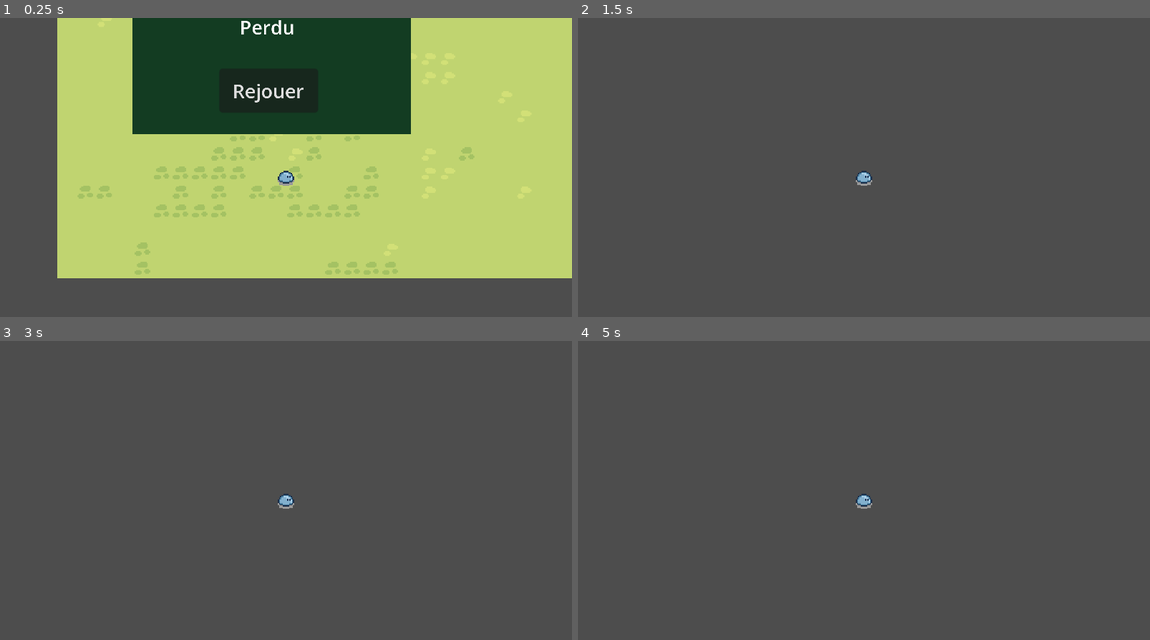
Above: before the commit, frames 1-4 (two rows, left to right).
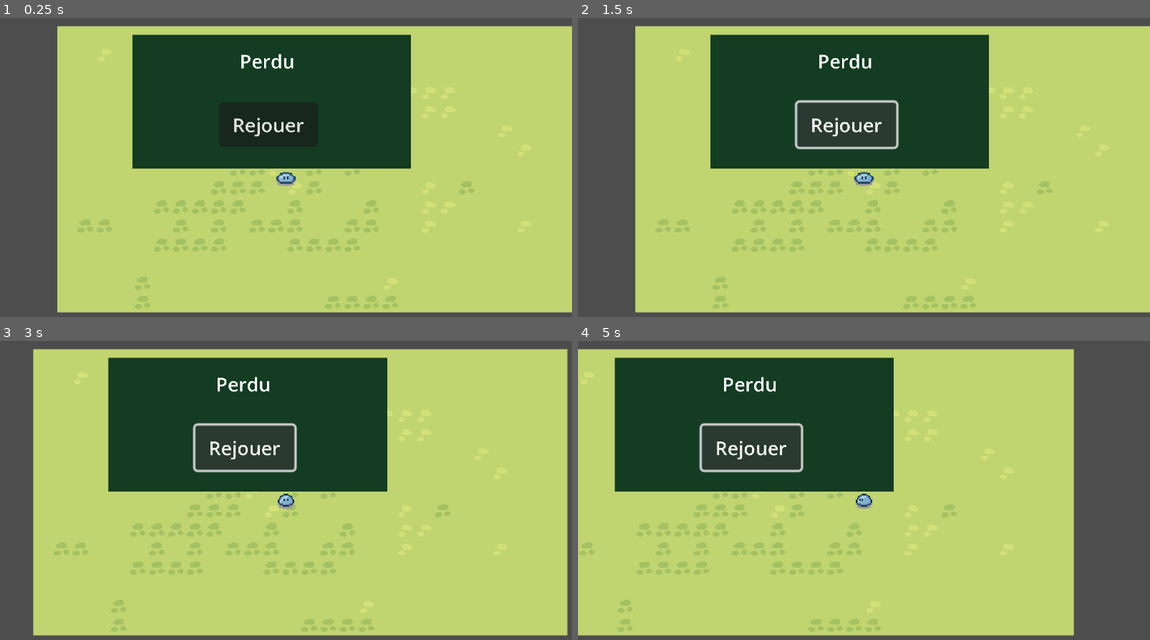
Above: after the commit, the same moments.

Repository: LEBOURGEOIS-maker/Jacky-boiiing
Game: Godot game, scene res://Scenes/mainScene.tscn
Same seed, same stepped clock (60 frames per second), same inputs: the game is played once before the commit and once after it.
Inputs (mouse positions are in pixels of both pictures, inside the frame that each line leads up to):
- Up to frame 1 (0.25 s): no input
- Up to frame 2 (1.5 s): click (846, 125) at 0.5 s, where only the run after the commit has a clickable "Rejouer"; click (846, 125) at 1.25 s, where only the run after the commit has a clickable "Rejouer"
- Up to frame 3 (3 s): click (268, 448) at 2 s, where only the run after the commit has a clickable "Rejouer"; tap Enter (ui_accept) at 2.75, 2.85 s; hold D (right) from 2.78 s (still down)
- Up to frame 4 (5 s): tap Enter (ui_accept) at 3.02, 3.32, 3.6, 3.77, 4.07, 4.35 s; release D (right) at 4.28 s; hold Left (left) from 4.28 s (still down)

The runs differ from the first frame. In frame 1, 24% of the frame differs, in the area x 10-100%, y 0-99%; in frame 2, 86%; in frame 3, 89%, in the area x 5-100%, y 2-99%; in frame 4, 83%.

Commit message:
idle works

Diff:
--- a/Characters/character_body_2d.tscn
+++ b/Characters/character_body_2d.tscn
@@ -1,52 +1,258 @@
-[gd_scene load_steps=10 format=3 uid="uid://qwwidd5peaqv"]
-
-[ext_resource type="Script" path="res://Characters/character_body_2d.gd" id="1_xmyk5"]
+[gd_scene load_steps=27 format=3 uid="uid://qwwidd5peaqv"]
+
 [ext_resource type="Texture2D" uid="uid://b0war7kffgb1l" path="res://Assets/Personals/blop.png" id="2_p5mmp"]
 
 [sub_resource type="RectangleShape2D" id="RectangleShape2D_csa8b"]
 size = Vector2(13, 6)
 
+[sub_resource type="Animation" id="Animation_14r16"]
+length = 0.001
+tracks/0/type = "value"
+tracks/0/imported = false
+tracks/0/enabled = true
+tracks/0/path = NodePath("Sprite2D:frame")
+tracks/0/interp = 1
+tracks/0/loop_wrap = true
+tracks/0/keys = {
+"times": PackedFloat32Array(0),
+"transitions": PackedFloat32Array(1),
+"update": 1,
+"values": [0]
+}
+
+[sub_resource type="Animation" id="Animation_67ws1"]
+resource_name = "idle_down"
+length = 0.4
+loop_mode = 1
+tracks/0/type = "value"
+tracks/0/imported = false
+tracks/0/enabled = true
+tracks/0/path = NodePath("Sprite2D:frame")
+tracks/0/interp = 1
+tracks/0/loop_wrap = true
+tracks/0/keys = {
+"times": PackedFloat32Array(0, 0.2),
+"transitions": PackedFloat32Array(1, 1),
+"update": 1,
+"values": [0, 2]
+}
+
+[sub_resource type="Animation" id="Animation_tva4q"]
+resource_name = "idle_up"
+length = 0.4
+loop_mode = 1
+tracks/0/type = "value"
+tracks/0/imported = false
+tracks/0/enabled = true
+tracks/0/path = NodePath("Sprite2D:frame")
+tracks/0/interp = 1
+tracks/0/loop_wrap = true
+tracks/0/keys = {
+"times": PackedFloat32Array(0, 0.2),
+"transitions": PackedFloat32Array(1, 1),
+"update": 1,
+"values": [4, 6]
+}
+
+[sub_resource type="Animation" id="Animation_l7eyh"]
+resource_name = "idle_left"
+length = 0.4
+loop_mode = 1
+tracks/0/type = "value"
+tracks/0/imported = false
+tracks/0/enabled = true
+tracks/0/path = NodePath("Sprite2D:frame")
+tracks/0/interp = 1
+tracks/0/loop_wrap = true
+tracks/0/keys = {
+"times": PackedFloat32Array(0, 0.2),
+"transitions": PackedFloat32Array(1, 1),
+"update": 1,
+"values": [8, 10]
+}
+
+[sub_resource type="Animation" id="Animation_6mhqj"]
+resource_name = "idle_right"
+length = 0.4
+loop_mode = 1
+tracks/0/type = "value"
+tracks/0/imported = false
+tracks/0/enabled = true
+tracks/0/path = NodePath("Sprite2D:frame")
+tracks/0/interp = 1
+tracks/0/loop_wrap = true
+tracks/0/keys = {
+"times": PackedFloat32Array(0, 0.2),
+"transitions": PackedFloat32Array(1, 1),
+"update": 1,
+"values": [12, 14]
+}
+
+[sub_resource type="Animation" id="Animation_4nxjw"]
+resource_name = "walk_up"
+length = 0.4
+tracks/0/type = "value"
+tracks/0/imported = false
+tracks/0/enabled = true
+tracks/0/path = NodePath("Sprite2D:frame")
+tracks/0/interp = 1
+tracks/0/loop_wrap = true
+tracks/0/keys = {
+"times": PackedFloat32Array(0, 0.2),
+"transitions": PackedFloat32Array(1, 1),
+"update": 1,
+"values": [4, 5]
+}
+
+[sub_resource type="Animation" id="Animation_5t8pl"]
+resource_name = "walk_down"
+length = 0.4
+loop_mode = 1
+tracks/0/type = "value"
+tracks/0/imported = false
+tracks/0/enabled = true
+tracks/0/path = NodePath("Sprite2D:frame")
+tracks/0/interp = 1
+tracks/0/loop_wrap = true
+tracks/0/keys = {
+"times": PackedFloat32Array(0, 0.2),
+"transitions": PackedFloat32Array(1, 1),
+"update": 1,
+"values": [0, 1]
+}
+
+[sub_resource type="Animation" id="Animation_6sn4m"]
+resource_name = "walk_right"
+length = 0.4
+loop_mode = 1
+tracks/0/type = "value"
+tracks/0/imported = false
+tracks/0/enabled = true
+tracks/0/path = NodePath("Sprite2D:frame")
+tracks/0/interp = 1
+tracks/0/loop_wrap = true
+tracks/0/keys = {
+"times": PackedFloat32Array(0, 0.2),
+"transitions": PackedFloat32Array(1, 1),
+"update": 1,
+"values": [12, 13]
+}
+
+[sub_resource type="Animation" id="Animation_t5oac"]
+resource_name = "walk_left"
+length = 0.4
+loop_mode = 1
+tracks/0/type = "value"
+tracks/0/imported = false
+tracks/0/enabled = true
+tracks/0/path = NodePath("Sprite2D:frame")
+tracks/0/interp = 1
+tracks/0/loop_wrap = true
+tracks/0/keys = {
+"times": PackedFloat32Array(0, 0.2),
+"transitions": PackedFloat32Array(1, 1),
+"update": 1,
+"values": [8, 9]
+}
+
+[sub_resource type="AnimationLibrary" id="AnimationLibrary_6r5ib"]
+_data = {
+"RESET": SubResource("Animation_14r16"),
+"idle_down": SubResource("Animation_67ws1"),
+"idle_left": SubResource("Animation_l7eyh"),
+"idle_right": SubResource("Animation_6mhqj"),
+"idle_up": SubResource("Animation_tva4q"),
+"walk_down": SubResource("Animation_5t8pl"),
+"walk_left": SubResource("Animation_t5oac"),
+"walk_right": SubResource("Animation_6sn4m"),
+"walk_up": SubResource("Animation_4nxjw")
+}
+
+[sub_resource type="AnimationNodeAnimation" id="AnimationNodeAnimation_7k6y0"]
+animation = &"idle_down"
+
+[sub_resource type="AnimationNodeAnimation" id="AnimationNodeAnimation_lsey8"]
+animation = &"idle_up"
+
+[sub_resource type="AnimationNodeAnimation" id="AnimationNodeAnimation_3e8hy"]
+animation = &"idle_right"
+
+[sub_resource type="AnimationNodeAnimation" id="AnimationNodeAnimation_6wv2j"]
+animation = &"idle_left"
+
 [sub_resource type="AnimationNodeBlendSpace2D" id="AnimationNodeBlendSpace2D_nsafy"]
+resource_local_to_scene = true
+blend_point_0/node = SubResource("AnimationNodeAnimation_7k6y0")
+blend_point_0/pos = Vector2(0, 1.1)
+blend_point_1/node = SubResource("AnimationNodeAnimation_lsey8")
+blend_point_1/pos = Vector2(0, -1.1)
+blend_point_2/node = SubResource("AnimationNodeAnimation_3e8hy")
+blend_point_2/pos = Vector2(1, 0)
+blend_point_3/node = SubResource("AnimationNodeAnimation_6wv2j")
+blend_point_3/pos = Vector2(-1, 0)
 min_space = Vector2(-1, -1.1)
 max_space = Vector2(1, 1.1)
 blend_mode = 1
 
+[sub_resource type="AnimationNodeAnimation" id="AnimationNodeAnimation_unn1i"]
+animation = &"walk_up"
+
+[sub_resource type="AnimationNodeAnimation" id="AnimationNodeAnimation_dhbof"]
+animation = &"walk_down"
+
+[sub_resource type="AnimationNodeAnimation" id="AnimationNodeAnimation_8k8po"]
+animation = &"walk_down"
+
+[sub_resource type="AnimationNodeAnimation" id="AnimationNodeAnimation_f785x"]
+animation = &"walk_left"
+
 [sub_resource type="AnimationNodeBlendSpace2D" id="AnimationNodeBlendSpace2D_dfgiy"]
+blend_point_0/node = SubResource("AnimationNodeAnimation_unn1i")
+blend_point_0/pos = Vector2(0, -1)
+blend_point_1/node = SubResource("AnimationNodeAnimation_dhbof")
+blend_point_1/pos = Vector2(1, 0)
+blend_point_2/node = SubResource("AnimationNodeAnimation_8k8po")
+blend_point_2/pos = Vector2(0, 1.1)
+blend_point_3/node = SubResource("AnimationNodeAnimation_f785x")
+blend_point_3/pos = Vector2(-1, 0)
+min_space = Vector2(-1, -1.1)
+max_space = Vector2(1, 1.1)
+blend_mode = 1
 
 [sub_resource type="AnimationNodeStateMachineTransition" id="AnimationNodeStateMachineTransition_uk2xq"]
 advance_mode = 2
 
-[sub_resource type="AnimationNodeStateMachineTransition" id="AnimationNodeStateMachineTransition_yj0b6"]
-advance_mode = 2
-
 [sub_resource type="AnimationNodeStateMachineTransition" id="AnimationNodeStateMachineTransition_vmdwn"]
 advance_mode = 2
+
+[sub_resource type="AnimationNodeStateMachineTransition" id="AnimationNodeStateMachineTransition_0wea5"]
 
 [sub_resource type="AnimationNodeStateMachine" id="AnimationNodeStateMachine_vqt2d"]
 states/Idle/node = SubResource("AnimationNodeBlendSpace2D_nsafy")
 states/Idle/position = Vector2(342, 66)
 states/Walk/node = SubResource("AnimationNodeBlendSpace2D_dfgiy")
 states/Walk/position = Vector2(559, 88)
-transitions = ["Start", "Idle", SubResource("AnimationNodeStateMachineTransition_uk2xq"), "Idle", "Walk", SubResource("AnimationNodeStateMachineTransition_yj0b6"), "Walk", "Idle", SubResource("AnimationNodeStateMachineTransition_vmdwn")]
+transitions = ["Start", "Idle", SubResource("AnimationNodeStateMachineTransition_uk2xq"), "Walk", "Idle", SubResource("AnimationNodeStateMachineTransition_vmdwn"), "Idle", "Walk", SubResource("AnimationNodeStateMachineTransition_0wea5")]
 
 [node name="Player" type="CharacterBody2D"]
-script = ExtResource("1_xmyk5")
 
 [node name="Sprite2D" type="Sprite2D" parent="."]
 texture = ExtResource("2_p5mmp")
 hframes = 4
 vframes = 4
-frame = 12
 
 [node name="CollisionShape2D" type="CollisionShape2D" parent="."]
+visible = false
 position = Vector2(0, 6)
 shape = SubResource("RectangleShape2D_csa8b")
 
+[node name="AnimationPlayer" type="AnimationPlayer" parent="."]
+libraries = {
+"": SubResource("AnimationLibrary_6r5ib")
+}
+
 [node name="AnimationTree" type="AnimationTree" parent="."]
 tree_root = SubResource("AnimationNodeStateMachine_vqt2d")
-anim_player = NodePath("AnimationPlayer")
-parameters/Idle/blend_position = Vector2(-0.00116688, 1.02979)
+anim_player = NodePath("../AnimationPlayer")
+parameters/Idle/blend_position = Vector2(-0.337223, 0.146018)
 parameters/Walk/blend_position = Vector2(0, 0)
-
-[node name="AnimationPlayer" type="AnimationPlayer" parent="AnimationTree"]
-root_node = NodePath("../..")
--- a/Characters/player.gd
+++ b/Characters/player.gd
@@ -1,25 +1,37 @@
 extends CharacterBody2D
 
+@export var move_speed : float = 100
+@export var starting_direction : Vector2 = Vector2(0,1)
 
-const SPEED = 300.0
-const JUMP_VELOCITY = -400.0
+@onready var animation_tree = $AnimationTree
+@onready var state_machine = animation_tree.get("parameters/playback")
+
+#parameters/Idle/blend_position
+
+func _ready():
+	animation_tree.set("parameters/Idle/blend_position", starting_direction)
+
+func _physics_process(_delta):
+
+	var input_direction = Vector2(
+		Input.get_action_strength("right") - Input.get_action_strength("left"),
+		Input.get_action_strength("down") - Input.get_action_strength("up")
+	)
+
+	print(velocity);
+	update_animation_parameters(input_direction)
+	velocity = input_direction * move_speed
+	move_and_slide()
+	pick_new_state()
 
 
-func _physics_process(delta: float) -> void:
-	# Add the gravity.
-	if not is_on_floor():
-		velocity += get_gravity() * delta
+func update_animation_parameters(move_input : Vector2):
+	if(move_input != Vector2.ZERO):
+		animation_tree.set("parameters/Walk/blend_position", move_input)
+		animation_tree.set("parameters/Idle/blend_position", move_input)
 
-	# Handle jump.
-	if Input.is_action_just_pressed("ui_accept") and is_on_floor():
-		velocity.y = JUMP_VELOCITY
-
-	# Get the input direction and handle the movement/deceleration.
-	# As good practice, you should replace UI actions with custom gameplay actions.
-	var direction := Input.get_axis("ui_left", "ui_right")
-	if direction:
-		velocity.x = direction * SPEED
+func pick_new_state():
+	if(velocity != Vector2.ZERO):
+		state_machine.travel("Walk")
 	else:
-		velocity.x = move_toward(velocity.x, 0, SPEED)
-
-	move_and_slide()
+		state_machine.travel("Idle")
